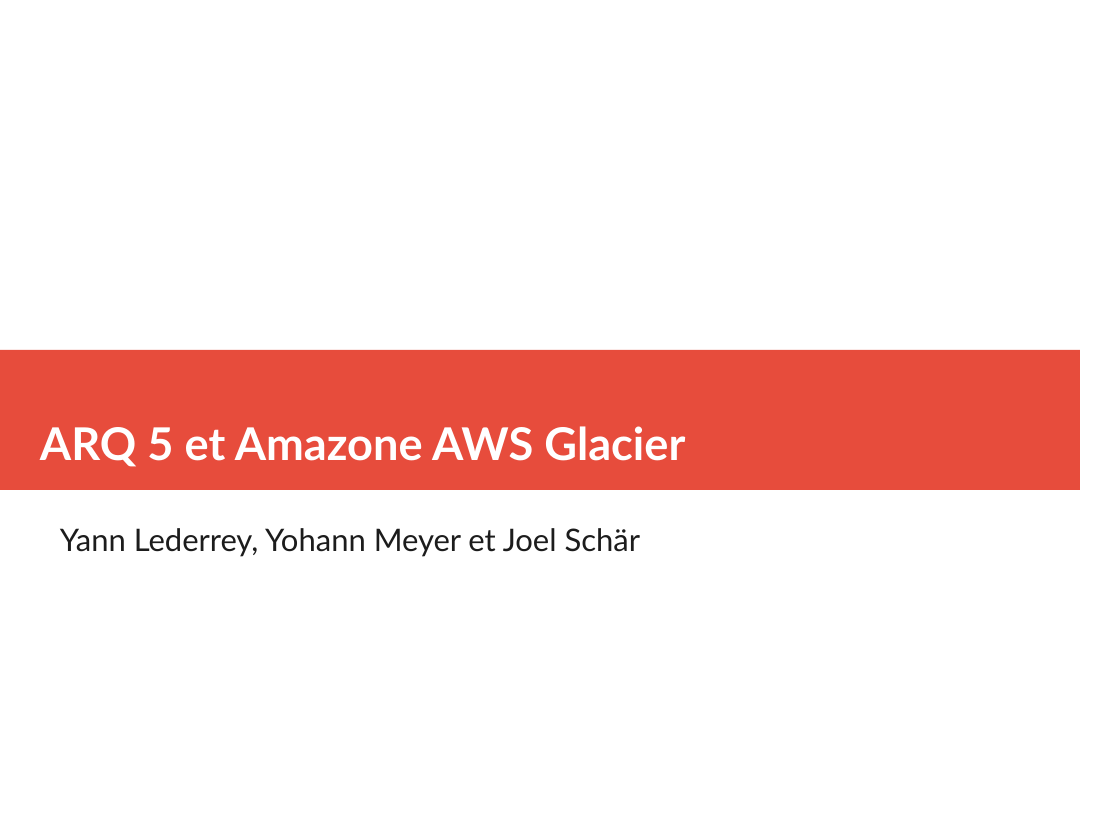
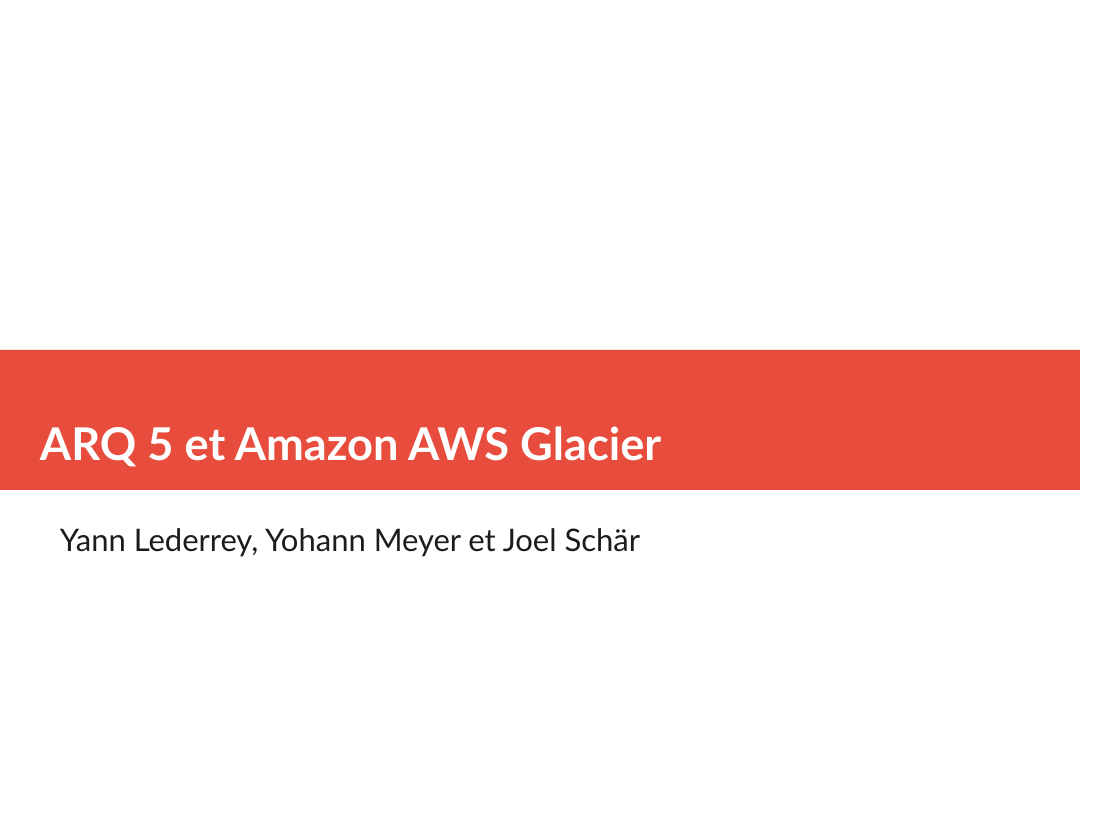
Before and after one commit to Nyahon/AIT, a slide deck: slide 1 of AIT_Amazon_Presentation.odp. Drawn at 1120x840 pixels with LibreOffice and Linux fonts; fonts in the diff are those of the drawing. Boxes give left, top, right and bottom in pixels: in the first picture for what was removed or moved away, otherwise in the second. Text is boxed around its words. In the diff, an @@ line names an element or a change of style, - is before the commit and + after.

Commit message:
Amazone -> Amazon

```diff
--- a/AIT_Amazon_Presentation.odp
+++ b/AIT_Amazon_Presentation.odp
@@ title at (40,426,661,467): text changed @@
-ARQ 5 et Amazone AWS Glacier
+ARQ 5 et Amazon AWS Glacier
```
Also in this commit, not shown: 2 other slides changed.
